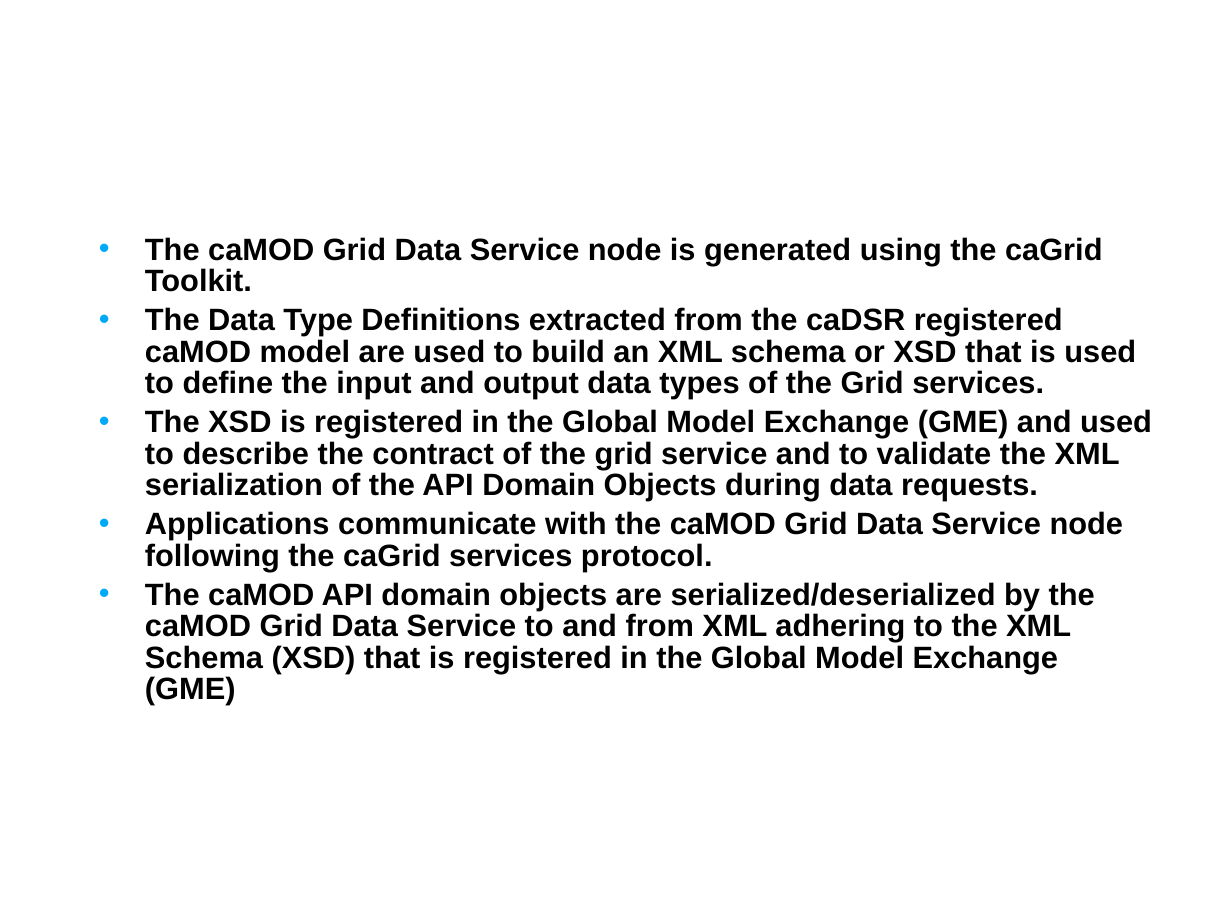
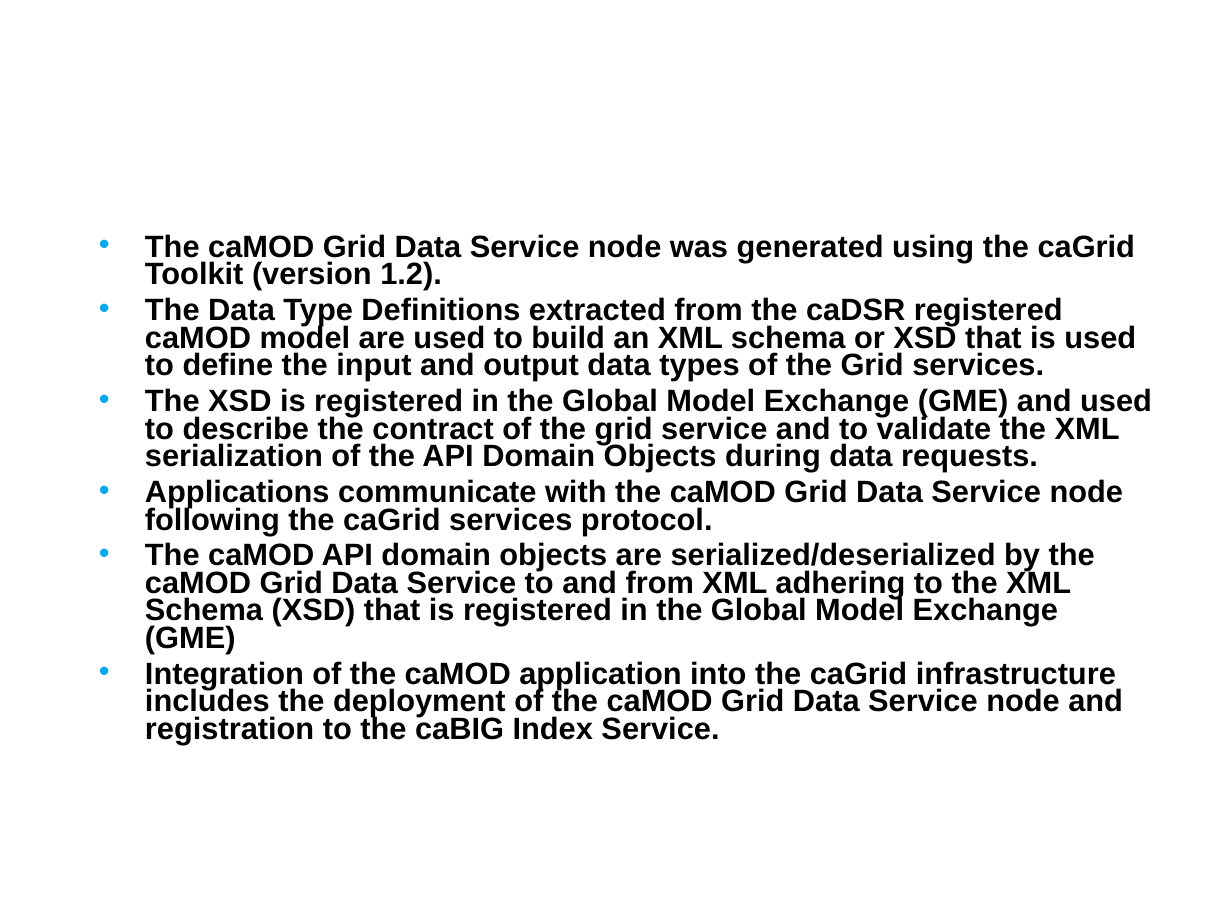
Before and after one commit to NCIP/camod-docs, a slide deck: slide 21 of CABIG compliance/caMOD 2.5 VCDE Submission/caMOD_Interoperability_Review_2009.ppt (slide 19 before the commit). Drawn at 1232x924 pixels with LibreOffice and Linux fonts; fonts in the diff are those of the drawing; background and template pictures are left out. Boxes give left, top, right and bottom in pixels: in the first picture for what was removed or moved away, otherwise in the second. Text is boxed around its words. In the diff, an @@ line names an element or a change of style, - is before the commit and + after.

Commit message:
modified for VCDE submission - added SDK and grid slides
SVN-Revision: 4025

```diff
--- a/CABIG compliance/caMOD 2.5 VCDE Submission/caMOD_Interoperability_Review_2009.ppt
+++ b/CABIG compliance/caMOD 2.5 VCDE Submission/caMOD_Interoperability_Review_2009.ppt
@@ text at [145, 234, 1135, 290]: text changed @@
-• The caMOD Grid Data Service node is generated using the caGrid Toolkit.
+• The caMOD Grid Data Service node was generated using the caGrid Toolkit (version 1.2).
@@ text at [145, 297, 1152, 654]: line spacing 0.85 to 0.75 @@
@@ text at [145, 661, 1123, 745]: paragraph added @@
+• Integration of the caMOD application into the caGrid infrastructure includes the deployment of the caMOD Grid Data Service node and registration to the caBIG Index Service.
```
Also in this commit, not shown: 3 other slides changed, 5 slides added, 1 slide removed.
